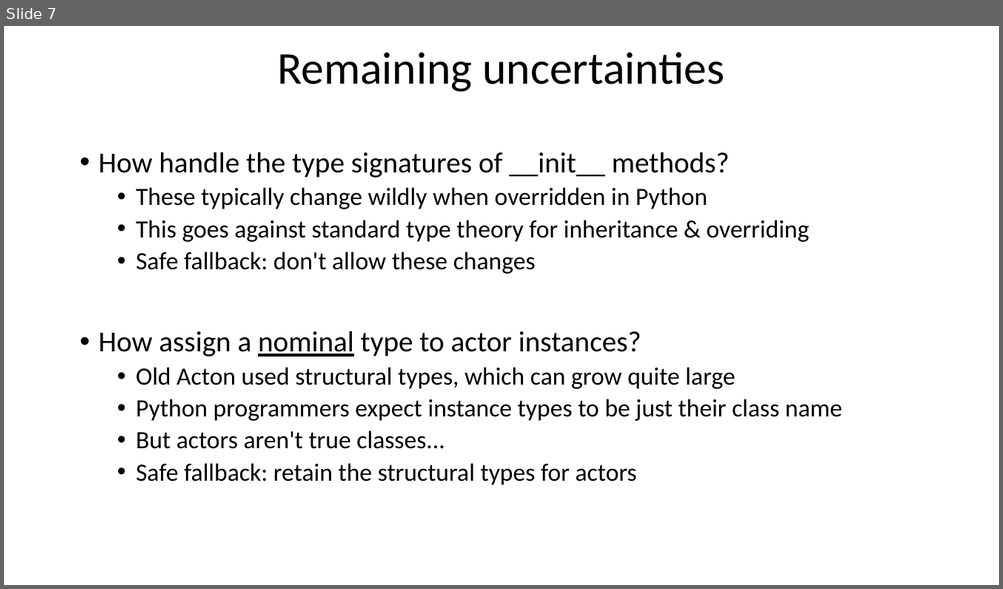
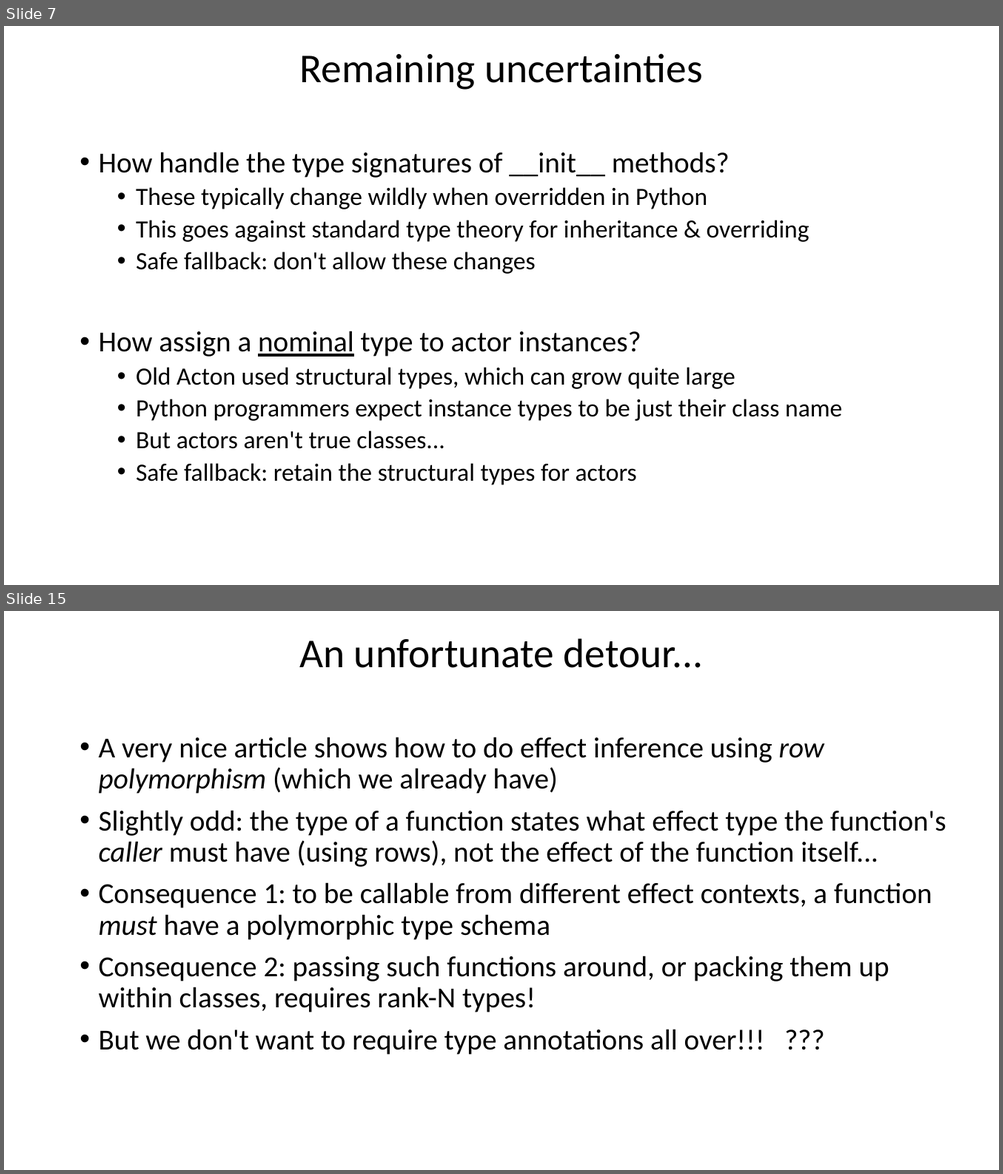
Before and after one commit to actonlang/acton, a slide deck: ActonCompiler.pptx. Shown one above the other, each under a label of ours: slide 7 before the commit, slides 7 and 15 after it; the slides between them are not shown. The pictures are 1003x589 and 1003x1174 pixels, drawn with LibreOffice and Linux fonts; fonts in the diff are those of the drawing. Boxes give left, top, right and bottom in pixels: in the first picture for what was removed or moved away, otherwise in the second. Text is boxed around its words. In the diff, an @@ line names an element or a change of style, - is before the commit and + after.

```diff
--- a/ActonCompiler.pptx
+++ b/ActonCompiler.pptx
@@ slide 15 added at (x1=4, y1=611, x2=999, y2=1170), background #FFFFFF @@
@@ title added at (x1=299, y1=638, x2=703, y2=668), 39.6 pt, text #000000 @@
+An unfortunate detour...
@@ text added at (x1=99, y1=737, x2=946, y2=1055), 28 pt, text #000000 @@
+• A very nice article shows how to do effect inference using row polymorphism (which we already have)
+• Slightly odd: the type of a function states what effect type the function's caller must have (using rows), not the effect of the function itself...
+• Consequence 1: to be callable from different effect contexts, a function must have a polymorphic type schema
+• Consequence 2: passing such functions around, or packing them up within classes, requires rank-N types!
+• But we don't want to require type annotations all over!!! ???
@@ slide 7 changed as well @@
@@ title "Remaining uncertainties" at (x1=300, y1=53, x2=702, y2=90): size 44 to 39.6 pt @@
```
Also in this commit, not shown: 6 other slides changed, 8 other slides added.
